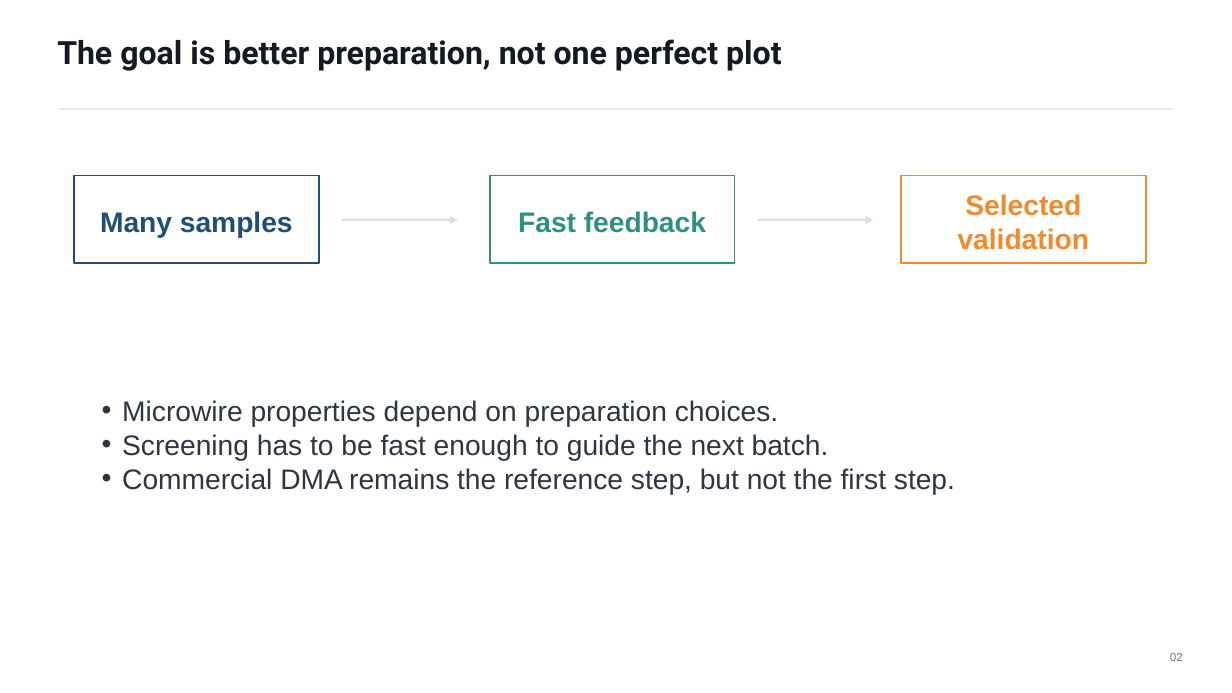
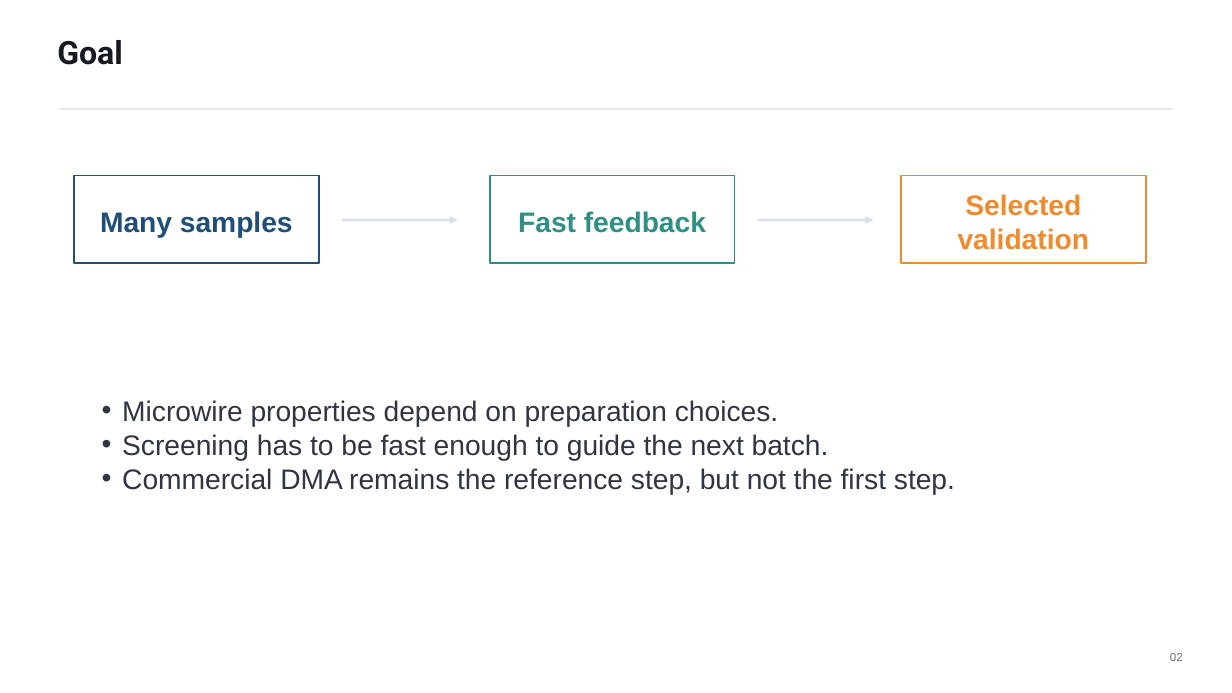
Before and after one commit to MMMM2000/PyPlot, a slide deck: slide 2 of docs/assets/presentations/mini_dma_colloquium_2026-05-21_revised.pptx. Drawn at 1232x693 pixels with LibreOffice and Linux fonts; fonts in the diff are those of the drawing. Boxes give left, top, right and bottom in pixels: in the first picture for what was removed or moved away, otherwise in the second. Text is boxed around its words. In the diff, an @@ line names an element or a change of style, - is before the commit and + after.

```diff
--- a/docs/assets/presentations/mini_dma_colloquium_2026-05-21_revised.pptx
+++ b/docs/assets/presentations/mini_dma_colloquium_2026-05-21_revised.pptx
@@ text at (x1=57, y1=40, x2=123, y2=65): text changed @@
-The goal is better preparation, not one perfect plot
+Goal
```
Also in this commit, not shown: 4 other slides changed.
